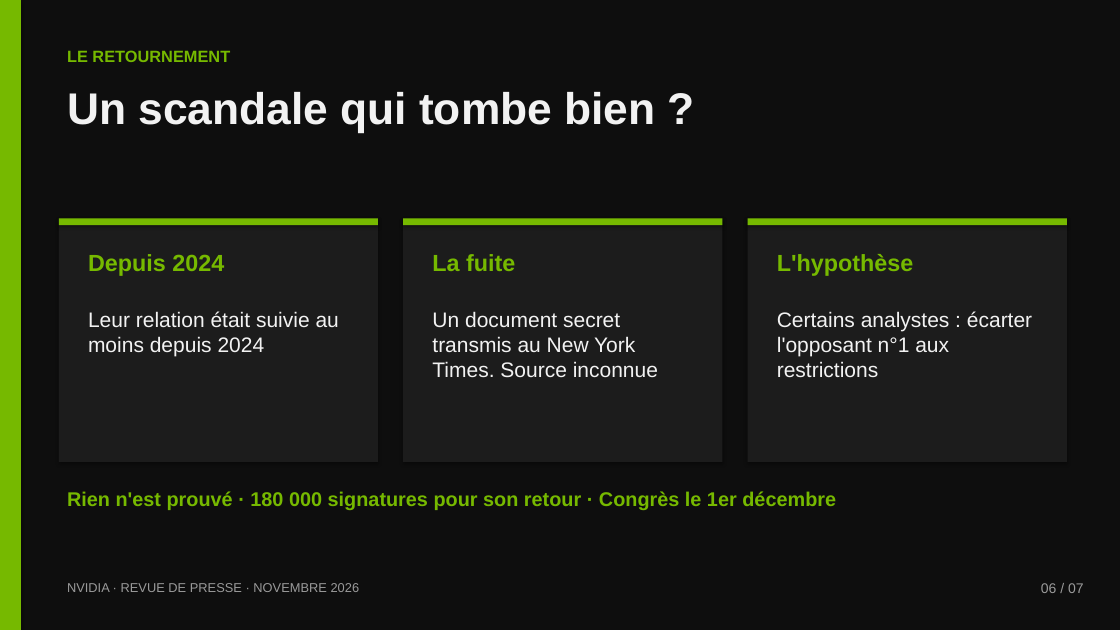
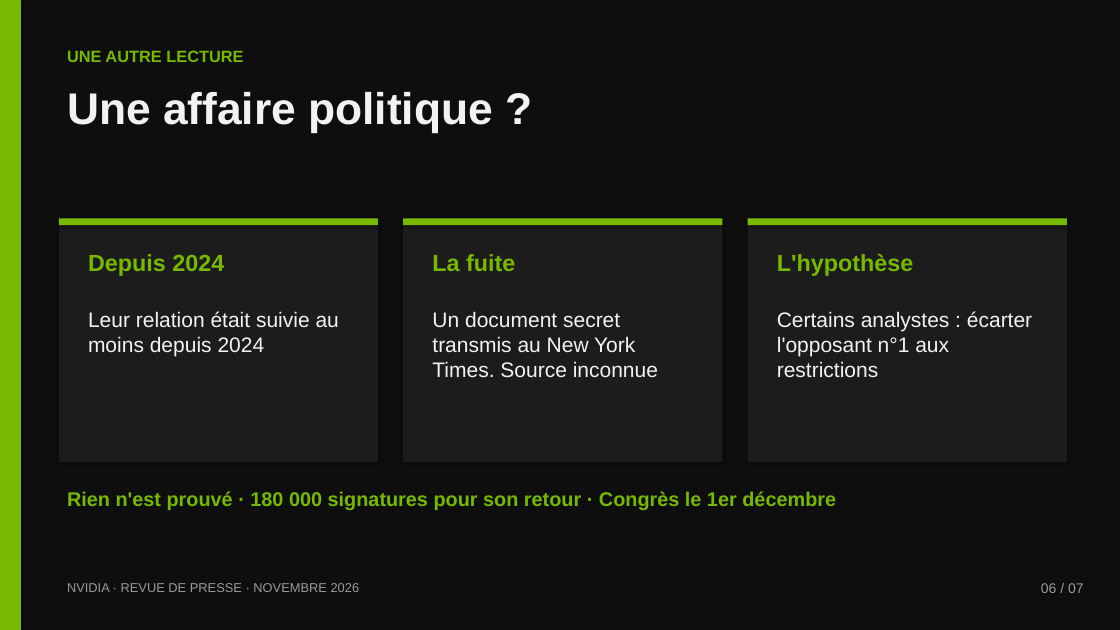
Before and after one commit to dehamnaadam-hue/Encole, a slide deck: slide 6 of nvidia/Nvidia-revue-de-presse.pptx. Drawn at 1120x630 pixels with LibreOffice and Linux fonts; fonts in the diff are those of the drawing. Boxes give left, top, right and bottom in pixels: in the first picture for what was removed or moved away, otherwise in the second. Text is boxed around its words. In the diff, an @@ line names an element or a change of style, - is before the commit and + after.

```diff
--- a/nvidia/Nvidia-revue-de-presse.pptx
+++ b/nvidia/Nvidia-revue-de-presse.pptx
@@ text at [67, 50, 243, 62]: text changed @@
-LE RETOURNEMENT
+UNE AUTRE LECTURE
@@ text at [67, 92, 493, 132]: text changed @@
-Un scandale qui tombe bien ?
+Une affaire politique ?
```
Also in this commit, not shown: 6 other slides changed, 1 other file.
